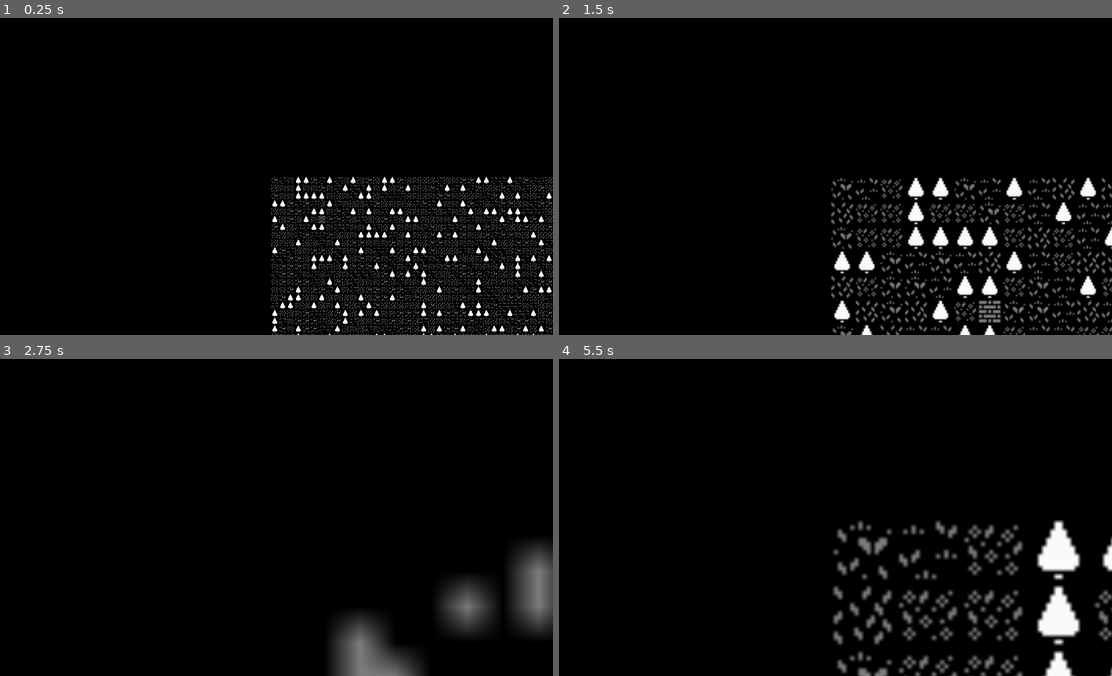
Above: before the commit, frames 1-4 (two rows, left to right).
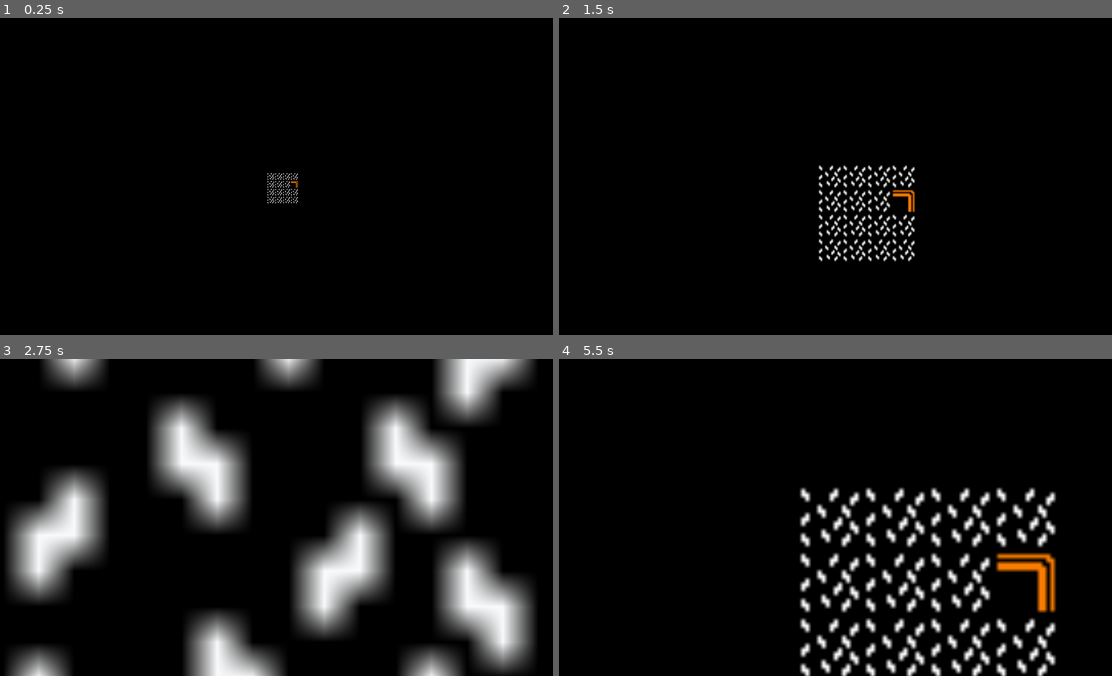
Above: after the commit, the same moments.

Repository: mat148/RougeLikeDev-2024-Take-2
Game: Godot game, scene res://src/Game/wfc-test.tscn
Two runs of this game, one before a commit and one after it. Both use one fixed random seed, a clock stepped at 60 frames per second and the inputs below. This scene is started directly instead of the project's main scene.
Inputs:
- Up to frame 1 (0.25 s): no input
- Up to frame 2 (1.5 s): tap Enter at 0.5 s; hold Right (ui_right) 0.53-1.28 s; tap Space at 1.25 s; hold Down (ui_down) from 1.28 s (still down)
- Up to frame 3 (2.75 s): release Down (ui_down) at 2.03 s; hold Right (ui_right) from 2.03 s (still down)
- Up to frame 4 (5.5 s): tap Enter at 2.75, 5 s; release Right (ui_right) at 2.78 s; hold Up (ui_up) 2.78-3.53 s; hold Left (ui_left) 3.53-5.03 s; tap Space at 4.25 s; hold Down (ui_down) from 5.03 s (still down)

The runs differ from the first frame. In frame 1, 7.1% of the frame differs, in the area x 48-100%, y 48-100%; in frame 2, 8.7%; in frame 3, 40%, in the area x 1-100%, y 0-100%; in frame 4, 15%.

Commit message:
working on roads

Diff:
--- /dev/null
+++ b/assets/definitions/tiles/sidewalk_tiles/tile_definition_sidewalk_corner_large_ne.tres
@@ -0,0 +1,18 @@
+[gd_resource type="Resource" script_class="TileDefinition" load_steps=4 format=3 uid="uid://86mpsvcpteto"]
+
+[ext_resource type="Script" path="res://src/Map/tile_definition.gd" id="1_yc24m"]
+[ext_resource type="Texture2D" uid="uid://dko5vm7geda2t" path="res://assets/images/monochrome_roads.png" id="2_hh8qq"]
+
+[sub_resource type="AtlasTexture" id="AtlasTexture_7r1yp"]
+atlas = ExtResource("2_hh8qq")
+region = Rect2(16, 0, 16, 16)
+
+[resource]
+script = ExtResource("1_yc24m")
+name = "Sidewalk corner large north east"
+texture = SubResource("AtlasTexture_7r1yp")
+rotation = 90
+color_lit = Color(1, 0.498039, 0, 1)
+color_dark = Color(0.498039, 0.247059, 0, 1)
+is_walkable = true
+is_transparent = true
--- /dev/null
+++ b/assets/definitions/tiles/sidewalk_tiles/tile_definition_sidewalk_corner_large_nw.tres
@@ -0,0 +1,18 @@
+[gd_resource type="Resource" script_class="TileDefinition" load_steps=4 format=3 uid="uid://bdnhihnmhw828"]
+
+[ext_resource type="Script" path="res://src/Map/tile_definition.gd" id="1_t3kgy"]
+[ext_resource type="Texture2D" uid="uid://dko5vm7geda2t" path="res://assets/images/monochrome_roads.png" id="2_jcclj"]
+
+[sub_resource type="AtlasTexture" id="AtlasTexture_7r1yp"]
+atlas = ExtResource("2_jcclj")
+region = Rect2(16, 0, 16, 16)
+
+[resource]
+script = ExtResource("1_t3kgy")
+name = "Sidewalk corner large north west"
+texture = SubResource("AtlasTexture_7r1yp")
+rotation = 0
+color_lit = Color(1, 0.498039, 0, 1)
+color_dark = Color(0.498039, 0.247059, 0, 1)
+is_walkable = true
+is_transparent = true
--- /dev/null
+++ b/assets/definitions/tiles/sidewalk_tiles/tile_definition_sidewalk_corner_large_se.tres
@@ -0,0 +1,18 @@
+[gd_resource type="Resource" script_class="TileDefinition" load_steps=4 format=3 uid="uid://dtogxnely7rvo"]
+
+[ext_resource type="Script" path="res://src/Map/tile_definition.gd" id="1_yotm5"]
+[ext_resource type="Texture2D" uid="uid://dko5vm7geda2t" path="res://assets/images/monochrome_roads.png" id="2_6edgr"]
+
+[sub_resource type="AtlasTexture" id="AtlasTexture_7r1yp"]
+atlas = ExtResource("2_6edgr")
+region = Rect2(16, 0, 16, 16)
+
+[resource]
+script = ExtResource("1_yotm5")
+name = "Sidewalk corner large north east"
+texture = SubResource("AtlasTexture_7r1yp")
+rotation = 90
+color_lit = Color(1, 0.498039, 0, 1)
+color_dark = Color(0.498039, 0.247059, 0, 1)
+is_walkable = true
+is_transparent = true
--- /dev/null
+++ b/assets/definitions/tiles/sidewalk_tiles/tile_definition_sidewalk_corner_large_sw.tres
@@ -0,0 +1,18 @@
+[gd_resource type="Resource" script_class="TileDefinition" load_steps=4 format=3 uid="uid://c8gporyhya25h"]
+
+[ext_resource type="Script" path="res://src/Map/tile_definition.gd" id="1_rt2gg"]
+[ext_resource type="Texture2D" uid="uid://dko5vm7geda2t" path="res://assets/images/monochrome_roads.png" id="2_yx4yx"]
+
+[sub_resource type="AtlasTexture" id="AtlasTexture_7r1yp"]
+atlas = ExtResource("2_yx4yx")
+region = Rect2(16, 0, 16, 16)
+
+[resource]
+script = ExtResource("1_rt2gg")
+name = "Sidewalk corner large north east"
+texture = SubResource("AtlasTexture_7r1yp")
+rotation = 270
+color_lit = Color(1, 0.498039, 0, 1)
+color_dark = Color(0.498039, 0.247059, 0, 1)
+is_walkable = true
+is_transparent = true
--- /dev/null
+++ b/assets/definitions/tiles/sidewalk_tiles/tile_definition_sidewalk_e.tres
@@ -0,0 +1,18 @@
+[gd_resource type="Resource" script_class="TileDefinition" load_steps=4 format=3 uid="uid://u0y2yw2hd3ee"]
+
+[ext_resource type="Script" path="res://src/Map/tile_definition.gd" id="1_j80na"]
+[ext_resource type="Texture2D" uid="uid://dko5vm7geda2t" path="res://assets/images/monochrome_roads.png" id="2_7vgcs"]
+
+[sub_resource type="AtlasTexture" id="AtlasTexture_ff782"]
+atlas = ExtResource("2_7vgcs")
+region = Rect2(0, 0, 16, 16)
+
+[resource]
+script = ExtResource("1_j80na")
+name = "Sidewalk East"
+texture = SubResource("AtlasTexture_ff782")
+rotation = 180
+color_lit = Color(1, 0.498039, 0, 1)
+color_dark = Color(0.498039, 0.247059, 0, 1)
+is_walkable = true
+is_transparent = true
--- /dev/null
+++ b/assets/definitions/tiles/sidewalk_tiles/tile_definition_sidewalk_n.tres
@@ -0,0 +1,18 @@
+[gd_resource type="Resource" script_class="TileDefinition" load_steps=4 format=3 uid="uid://jhlfu4dqakcc"]
+
+[ext_resource type="Script" path="res://src/Map/tile_definition.gd" id="1_j16hn"]
+[ext_resource type="Texture2D" uid="uid://dko5vm7geda2t" path="res://assets/images/monochrome_roads.png" id="2_oiy67"]
+
+[sub_resource type="AtlasTexture" id="AtlasTexture_ff782"]
+atlas = ExtResource("2_oiy67")
+region = Rect2(0, 0, 16, 16)
+
+[resource]
+script = ExtResource("1_j16hn")
+name = "Sidewalk North"
+texture = SubResource("AtlasTexture_ff782")
+rotation = 90
+color_lit = Color(1, 0.498039, 0, 1)
+color_dark = Color(0.498039, 0.247059, 0, 1)
+is_walkable = true
+is_transparent = true
--- /dev/null
+++ b/assets/definitions/tiles/sidewalk_tiles/tile_definition_sidewalk_s.tres
@@ -0,0 +1,18 @@
+[gd_resource type="Resource" script_class="TileDefinition" load_steps=4 format=3 uid="uid://butuujvj40goc"]
+
+[ext_resource type="Script" path="res://src/Map/tile_definition.gd" id="1_xxk0o"]
+[ext_resource type="Texture2D" uid="uid://dko5vm7geda2t" path="res://assets/images/monochrome_roads.png" id="2_p2y6g"]
+
+[sub_resource type="AtlasTexture" id="AtlasTexture_ff782"]
+atlas = ExtResource("2_p2y6g")
+region = Rect2(0, 0, 16, 16)
+
+[resource]
+script = ExtResource("1_xxk0o")
+name = "Sidewalk South"
+texture = SubResource("AtlasTexture_ff782")
+rotation = 270
+color_lit = Color(1, 0.498039, 0, 1)
+color_dark = Color(0.498039, 0.247059, 0, 1)
+is_walkable = true
+is_transparent = true
--- /dev/null
+++ b/assets/definitions/tiles/sidewalk_tiles/tile_definition_sidewalk_w.tres
@@ -0,0 +1,18 @@
+[gd_resource type="Resource" script_class="TileDefinition" load_steps=4 format=3 uid="uid://c11fvq5psohij"]
+
+[ext_resource type="Script" path="res://src/Map/tile_definition.gd" id="1_32vn7"]
+[ext_resource type="Texture2D" uid="uid://dko5vm7geda2t" path="res://assets/images/monochrome_roads.png" id="2_u1u3d"]
+
+[sub_resource type="AtlasTexture" id="AtlasTexture_ff782"]
+atlas = ExtResource("2_u1u3d")
+region = Rect2(0, 0, 16, 16)
+
+[resource]
+script = ExtResource("1_32vn7")
+name = "Sidewalk West"
+texture = SubResource("AtlasTexture_ff782")
+rotation = 0
+color_lit = Color(1, 0.498039, 0, 1)
+color_dark = Color(0.498039, 0.247059, 0, 1)
+is_walkable = true
+is_transparent = true
--- a/assets/definitions/tiles/tile_definition_floor.tres
+++ b/assets/definitions/tiles/tile_definition_floor.tres
@@ -9,7 +9,9 @@
 
 [resource]
 script = ExtResource("1_sadne")
+name = "Floor"
 texture = SubResource("AtlasTexture_6pdwm")
+rotation = 0
 color_lit = Color(1, 0.498039, 0, 1)
 color_dark = Color(0.498039, 0.247059, 0, 1)
 is_walkable = true
--- a/assets/definitions/tiles/tile_definition_grass.tres
+++ b/assets/definitions/tiles/tile_definition_grass.tres
@@ -9,7 +9,9 @@
 
 [resource]
 script = ExtResource("1_2ehpn")
+name = "Grass One"
 texture = SubResource("AtlasTexture_ttefu")
+rotation = 0
 color_lit = Color(1, 1, 1, 1)
 color_dark = Color(0.498039, 0.498039, 0.498039, 1)
 is_walkable = true
--- a/src/Game/wfc-test.tscn
+++ b/src/Game/wfc-test.tscn
@@ -1,11 +1,9 @@
-[gd_scene load_steps=4 format=3 uid="uid://de800takn1gpn"]
+[gd_scene load_steps=3 format=3 uid="uid://de800takn1gpn"]
 
-[ext_resource type="Script" path="res://src/Game/wfc-test.gd" id="1_bvhdn"]
 [ext_resource type="Script" path="res://src/Utils/camera2d.gd" id="2_wyo27"]
 [ext_resource type="PackedScene" uid="uid://cctlwg8bpbpse" path="res://src/Map/map_wfc.tscn" id="3_qrj7t"]
 
 [node name="Wfc-test" type="Node2D"]
-script = ExtResource("1_bvhdn")
 
 [node name="Camera2D" type="Camera2D" parent="."]
 script = ExtResource("2_wyo27")
--- a/src/Game/wfc_generator.gd
+++ b/src/Game/wfc_generator.gd
@@ -4,8 +4,8 @@
 var tile_config = preload("res://assets/definitions/tiles/tile_config.tres")
 
 @export_category("Map Dimensions")
-@export var map_width: int = 80
-@export var map_height: int = 60
+@export var map_width: int = 4
+@export var map_height: int = 4
 
 var _rng := RandomNumberGenerator.new()
 
@@ -85,6 +85,7 @@
 
 		for direction in directions:
 			var neighbour = tile.get_neighbor(direction)
+			#print('Neighbors: ', neighbour, direction)
 			if neighbour.entropy != 0:
 				var reduced = neighbour.constrain(tilePossibilities, direction)
 				if reduced == true:
--- a/src/Map/map_wfc.gd
+++ b/src/Map/map_wfc.gd
@@ -12,7 +12,6 @@
 func _ready() -> void:
 	thread = Thread.new()
 	thread.start(generate)
-	print(thread.wait_to_finish())
 
 func generate() -> void:
 	map_data = await dungeon_generator.generate_dungeon()
@@ -21,7 +20,8 @@
 func _place_tiles() -> void:
 	for x in range(0, map_data.width, 1):
 		for y in range(0, map_data.height, 1):
-			call_deferred("add_child", map_data.tiles[x][y])
+			var tile = map_data.tiles[x][y]
+			call_deferred("add_child", tile)
 
 #func update_fov(player_position: Vector2i) -> void:
 	#field_of_view.update_fov(map_data, player_position, fov_radius)
--- a/src/Map/tile_config.gd
+++ b/src/Map/tile_config.gd
@@ -9,57 +9,141 @@
 }
 
 var tileRules = {
+	#'TILE_FLOOR': [
+		##NORTH
+		#[''],
+		##EAST
+		#[''],
+		##SOUTH
+		#[''],
+		##WEST
+		#['']
+	#],
+
 	'TILE_GRASS_ONE': [
-		['GRASS_ONE', 'GRASS_TWO', 'GRASS_THREE', 'FLOWERS', 'FLOOR', 'TREE', 'WALL'],
-		['GRASS_ONE', 'GRASS_TWO', 'GRASS_THREE', 'FLOWERS', 'FLOOR', 'TREE', 'WALL'],
-		['GRASS_ONE', 'GRASS_TWO', 'GRASS_THREE', 'FLOWERS', 'FLOOR', 'TREE', 'WALL'],
-		['GRASS_ONE', 'GRASS_TWO', 'GRASS_THREE', 'FLOWERS', 'FLOOR', 'TREE', 'WALL']
+		#NORTH
+		['TILE_GRASS_ONE', 'TILE_SIDEWALK_SOUTH'],
+		#EAST
+		['TILE_GRASS_ONE', 'TILE_SIDEWALK_WEST'],
+		#SOUTH
+		['TILE_GRASS_ONE', 'TILE_SIDEWALK_NORTH'],
+		#WEST
+		['TILE_GRASS_ONE', 'TILE_SIDEWALK_EAST']
 	],
-	'TILE_GRASS_TWO': [
-		['GRASS_ONE', 'GRASS_TWO', 'GRASS_THREE', 'FLOWERS', 'FLOOR', 'TREE', 'WALL'],
-		['GRASS_ONE', 'GRASS_TWO', 'GRASS_THREE', 'FLOWERS', 'FLOOR', 'TREE', 'WALL'],
-		['GRASS_ONE', 'GRASS_TWO', 'GRASS_THREE', 'FLOWERS', 'FLOOR', 'TREE', 'WALL'],
-		['GRASS_ONE', 'GRASS_TWO', 'GRASS_THREE', 'FLOWERS', 'FLOOR', 'TREE', 'WALL']
+
+	##ROADS
+
+	##SIDEWALKS
+	'TILE_SIDEWALK_NORTH': [
+		#NORTH
+		['TILE_GRASS_ONE'],
+		#EAST
+		['TILE_SIDEWALK_NORTH', 'TILE_SIDEWALK_CORNER_LARGE_NE'],
+		#SOUTH
+		['TILE_SIDEWALK_SOUTH'],
+		#WEST
+		['TILE_SIDEWALK_NORTH', 'TILE_SIDEWALK_CORNER_LARGE_NW']
 	],
-	'TILE_GRASS_THREE': [
-		['GRASS_ONE', 'GRASS_TWO', 'GRASS_THREE', 'FLOWERS', 'FLOOR', 'TREE', 'WALL'],
-		['GRASS_ONE', 'GRASS_TWO', 'GRASS_THREE', 'FLOWERS', 'FLOOR', 'TREE', 'WALL'],
-		['GRASS_ONE', 'GRASS_TWO', 'GRASS_THREE', 'FLOWERS', 'FLOOR', 'TREE', 'WALL'],
-		['GRASS_ONE', 'GRASS_TWO', 'GRASS_THREE', 'FLOWERS', 'FLOOR', 'TREE', 'WALL']
+	'TILE_SIDEWALK_EAST': [
+		#NORTH
+		['TILE_SIDEWALK_EAST', 'TILE_SIDEWALK_CORNER_LARGE_NE'],
+		#EAST
+		['TILE_GRASS_ONE'],
+		#SOUTH
+		['TILE_SIDEWALK_EAST', 'TILE_SIDEWALK_CORNER_LARGE_SE'],
+		#WEST
+		['TILE_SIDEWALK_WEST']
 	],
-	'TILE_FLOWERS': [
-		['GRASS_ONE', 'GRASS_TWO', 'GRASS_THREE', 'FLOWERS', 'FLOOR', 'TREE', 'WALL'],
-		['GRASS_ONE', 'GRASS_TWO', 'GRASS_THREE', 'FLOWERS', 'FLOOR', 'TREE', 'WALL'],
-		['GRASS_ONE', 'GRASS_TWO', 'GRASS_THREE', 'FLOWERS', 'FLOOR', 'TREE', 'WALL'],
-		['GRASS_ONE', 'GRASS_TWO', 'GRASS_THREE', 'FLOWERS', 'FLOOR', 'TREE', 'WALL']
+	'TILE_SIDEWALK_SOUTH': [
+		#NORTH
+		['TILE_SIDEWALK_NORTH'],
+		#EAST
+		['TILE_SIDEWALK_SOUTH', 'TILE_SIDEWALK_CORNER_LARGE_SE'],
+		#SOUTH
+		['TILE_GRASS_ONE'],
+		#WEST
+		['TILE_SIDEWALK_SOUTH', 'TILE_SIDEWALK_CORNER_LARGE_SW']
 	],
-	'TILE_TREE': [
-		['GRASS_ONE', 'GRASS_TWO', 'GRASS_THREE', 'FLOWERS', 'FLOOR', 'TREE', 'WALL'],
-		['GRASS_ONE', 'GRASS_TWO', 'GRASS_THREE', 'FLOWERS', 'FLOOR', 'TREE', 'WALL'],
-		['GRASS_ONE', 'GRASS_TWO', 'GRASS_THREE', 'FLOWERS', 'FLOOR', 'TREE', 'WALL'],
-		['GRASS_ONE', 'GRASS_TWO', 'GRASS_THREE', 'FLOWERS', 'FLOOR', 'TREE', 'WALL']
+	'TILE_SIDEWALK_WEST': [
+		#NORTH
+		['TILE_SIDEWALK_WEST', 'TILE_SIDEWALK_CORNER_LARGE_NW'],
+		#EAST
+		['TILE_SIDEWALK_EAST'],
+		#SOUTH
+		['TILE_SIDEWALK_WEST', 'TILE_SIDEWALK_CORNER_LARGE_SW'],
+		#WEST
+		['TILE_GRASS_ONE']
 	],
-	'TILE_WALL': [
-		['GRASS_ONE', 'GRASS_TWO', 'GRASS_THREE', 'FLOWERS', 'FLOOR', 'TREE', 'WALL'],
-		['FLOWERS', 'FLOOR', 'WALL', 'WALL_EDGE'],
-		['GRASS_ONE', 'GRASS_TWO', 'GRASS_THREE', 'FLOWERS', 'FLOOR', 'TREE', 'WALL'],
-		['FLOWERS', 'FLOOR', 'WALL', 'WALL_EDGE']
+
+	'TILE_SIDEWALK_CORNER_LARGE_NW': [
+		#NORTH
+		['TILE_GRASS_ONE'],
+		#EAST
+		['TILE_SIDEWALK_NORTH'],
+		#SOUTH
+		['TILE_SIDEWALK_WEST'],
+		#WEST
+		['TILE_GRASS_ONE']
 	],
-	'TILE_WALL_EDGE': [
-		['WALL_EDGE'],
-		['WALL'],
-		['WALL_EDGE'],
-		['WALL']
+	'TILE_SIDEWALK_CORNER_LARGE_NE': [
+		#NORTH
+		['TILE_GRASS_ONE'],
+		#EAST
+		['TILE_GRASS_ONE'],
+		#SOUTH
+		['TILE_SIDEWALK_EAST'],
+		#WEST
+		['TILE_SIDEWALK_NORTH']
 	],
+	'TILE_SIDEWALK_CORNER_LARGE_SE': [
+		#NORTH
+		['TILE_SIDEWALK_EAST'],
+		#EAST
+		['TILE_GRASS_ONE'],
+		#SOUTH
+		['TILE_GRASS_ONE'],
+		#WEST
+		['TILE_SIDEWALK_SOUTH']
+	],
+	'TILE_SIDEWALK_CORNER_LARGE_SW': [
+		#NORTH
+		['TILE_SIDEWALK_WEST'],
+		#EAST
+		['TILE_SIDEWALK_SOUTH'],
+		#SOUTH
+		['TILE_GRASS_ONE'],
+		#WEST
+		['TILE_GRASS_ONE']
+	]
+	#'TILE_GRASS_ONE': [
+		#['GRASS_ONE', 'GRASS_TWO', 'GRASS_THREE', 'FLOWERS', 'FLOOR', 'TREE', 'WALL'],
+		#['GRASS_ONE', 'GRASS_TWO', 'GRASS_THREE', 'FLOWERS', 'FLOOR', 'TREE', 'WALL'],
+		#['GRASS_ONE', 'GRASS_TWO', 'GRASS_THREE', 'FLOWERS', 'FLOOR', 'TREE', 'WALL'],
+		#['GRASS_ONE', 'GRASS_TWO', 'GRASS_THREE', 'FLOWERS', 'FLOOR', 'TREE', 'WALL']
+	#],
 }
 
 var tileResources = {
+	'TILE_FLOOR': preload("res://assets/definitions/tiles/tile_definition_floor.tres"),
 	'TILE_GRASS_ONE': preload("res://assets/definitions/tiles/tile_definition_grass.tres"),
-	'TILE_GRASS_TWO': preload("res://assets/definitions/tiles/tile_definition_grass_two.tres"),
-	'TILE_GRASS_THREE': preload("res://assets/definitions/tiles/tile_definition_grass_three.tres"),
-	'TILE_FLOWERS': preload("res://assets/definitions/tiles/tile_definition_flowers.tres"),
-	'TILE_FLOOR': preload("res://assets/definitions/tiles/tile_definition_floor.tres"),
-	'TILE_TREE': preload("res://assets/definitions/tiles/tile_definition_tree.tres"),
-	'TILE_WALL': preload("res://assets/definitions/tiles/tile_definition_wall.tres"),
-	'TILE_WALL_EDGE': preload("res://assets/definitions/tiles/tile_definition_wall_edge.tres")
+
+	##SIDEWALKS
+	'TILE_SIDEWALK_NORTH': preload("res://assets/definitions/tiles/sidewalk_tiles/tile_definition_sidewalk_n.tres"),
+	'TILE_SIDEWALK_EAST': preload("res://assets/definitions/tiles/sidewalk_tiles/tile_definition_sidewalk_e.tres"),
+	'TILE_SIDEWALK_SOUTH': preload("res://assets/definitions/tiles/sidewalk_tiles/tile_definition_sidewalk_s.tres"),
+	'TILE_SIDEWALK_WEST': preload("res://assets/definitions/tiles/sidewalk_tiles/tile_definition_sidewalk_w.tres"),
+
+	'TILE_SIDEWALK_CORNER_LARGE_NW': preload("res://assets/definitions/tiles/sidewalk_tiles/tile_definition_sidewalk_corner_large_nw.tres"),
+	'TILE_SIDEWALK_CORNER_LARGE_NE': preload("res://assets/definitions/tiles/sidewalk_tiles/tile_definition_sidewalk_corner_large_ne.tres"),
+	'TILE_SIDEWALK_CORNER_LARGE_SE': preload("res://assets/definitions/tiles/sidewalk_tiles/tile_definition_sidewalk_corner_large_se.tres"),
+	'TILE_SIDEWALK_CORNER_LARGE_SW': preload("res://assets/definitions/tiles/sidewalk_tiles/tile_definition_sidewalk_corner_large_sw.tres")
+
+	#'TILE_GRASS_ONE': preload("res://assets/definitions/tiles/tile_definition_grass.tres"),
+	#'TILE_GRASS_TWO': preload("res://assets/definitions/tiles/tile_definition_grass_two.tres"),
+	#'TILE_GRASS_THREE': preload("res://assets/definitions/tiles/tile_definition_grass_three.tres"),
+	#'TILE_FLOWERS': preload("res://assets/definitions/tiles/tile_definition_flowers.tres"),
+	#'TILE_FLOOR': preload("res://assets/definitions/tiles/tile_definition_floor.tres"),
+	#'TILE_TREE': preload("res://assets/definitions/tiles/tile_definition_tree.tres"),
+	#'TILE_WALL': preload("res://assets/definitions/tiles/tile_definition_wall.tres"),
+	#'TILE_WALL_EDGE': preload("res://assets/definitions/tiles/tile_definition_wall_edge.tres")
 }
--- a/src/Map/tile_definition.gd
+++ b/src/Map/tile_definition.gd
@@ -1,10 +1,14 @@
 class_name TileDefinition
 extends Resource
 
+@export var name: String = ''
+
 @export_category("Visuals")
 @export var texture: AtlasTexture
-@export_color_no_alpha var color_lit: Color = Color.WHITE
-@export_color_no_alpha var color_dark: Color = Color.WHITE
+enum tile_rotations {NORTH = 90, EAST = 180, SOUTH = 270, WEST = 0}
+@export var rotation: tile_rotations = tile_rotations.WEST
+@export_color_no_alpha var color_lit: Color = Color('ff7f00')
+@export_color_no_alpha var color_dark: Color = Color('7f3f00')
 
 @export_category("Mechanics")
 @export var is_walkable: bool = true
--- a/src/Map/tile_wfc.gd
+++ b/src/Map/tile_wfc.gd
@@ -34,13 +34,15 @@
 	possibilities = tile_config.tileRules.keys()
 	entropy = possibilities.size()
 	#visible = false
-	centered = false
+	#centered = false
 	position = Grid.grid_to_world(grid_position)
 
 func set_tile_type(tile_definition: TileDefinition) -> void:
 	_definition = tile_definition
 	texture = _definition.texture
-	modulate = _definition.color_dark
+	modulate = _definition.color_lit
+
+	rotation_degrees = _definition.rotation
 
 func is_walkable() -> bool:
 	return _definition.is_walkable
@@ -64,7 +66,9 @@
 	#var weights = [tileWeights[possibility] for possibility in self.possibilities]
 	possibilities = [possibilities.pick_random()]
 	entropy = 0
-	set_tile_type(tile_config.tileResources[possibilities[0]])
+	var tile = tile_config.tileResources[possibilities[0]]
+	#print('name: ', tile.name)
+	set_tile_type(tile)
 
 func constrain(neighbourPossibilities: Array, direction: String) -> bool:
 	var reduced = false
@@ -73,24 +77,21 @@
 		var connectors = []
 		for neighbourPossibility in neighbourPossibilities:
 			var directionToInt = tile_config.directions[direction]
-			connectors.append(tile_config.tileRules[neighbourPossibility][directionToInt])
+			var items: Array = tile_config.tileRules[neighbourPossibility][directionToInt]
+			for item in items:
+				connectors.append(item)
 
-		# check opposite side
-		var opposite
-		if direction == 'NORTH': opposite = 'SOUTH'
-		if direction == 'EAST':  opposite = 'WEST'
-		if direction == 'SOUTH': opposite = 'NORTH'
-		if direction == 'WEST':  opposite = 'EAST'
-
+		var newPossibilities: Array = []
 		for possibility in possibilities:
-			var directionToInt = tile_config.directions[opposite]
-			if tile_config.tileRules[possibility][directionToInt] not in connectors:
-				possibilities.erase(possibility)
+			if possibility in connectors:
+				newPossibilities.append(possibility)
+			else:
 				reduced = true
 
+		possibilities = newPossibilities
 		entropy = possibilities.size()
 
 	if entropy == 0:
 		printerr("No tile possiblity")
-		set_tile_type(tile_config.tileResources['TILE_FLOOR'])
+		set_tile_type(tile_config.tileResources['TILE_GRASS_ONE'])
 	return reduced
Binary file added: assets/images/monochrome_grounds.png
Not shown, added: assets/images/monochrome_grounds.png.import
Binary file added: assets/images/monochrome_roads.png
Not shown, added: assets/images/monochrome_roads.png.import
Binary file added: assets/images/road_test.aseprite
